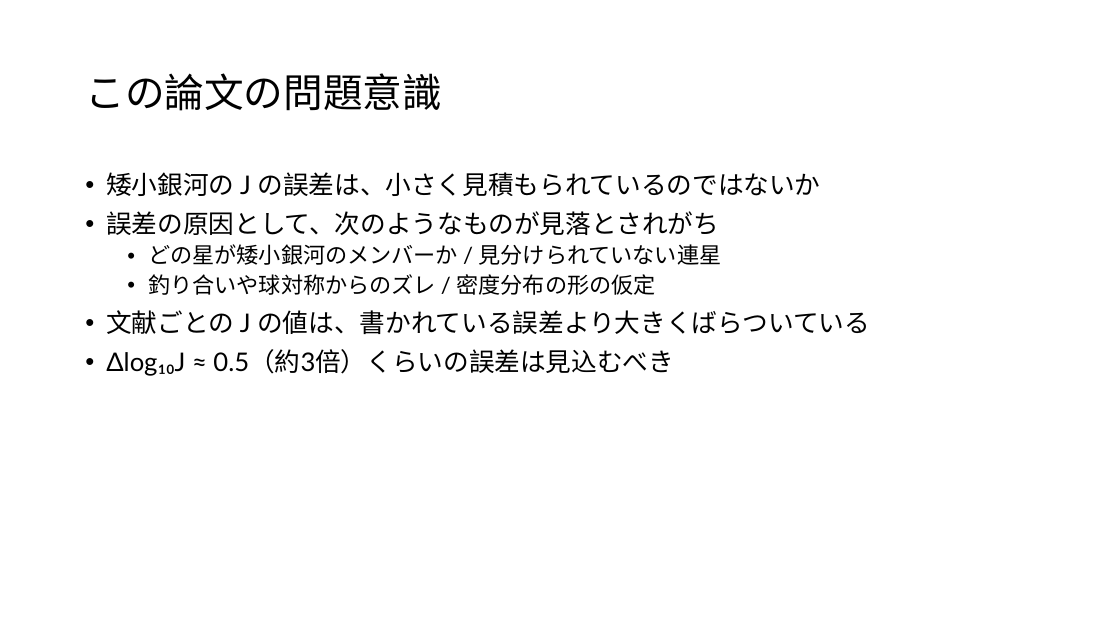
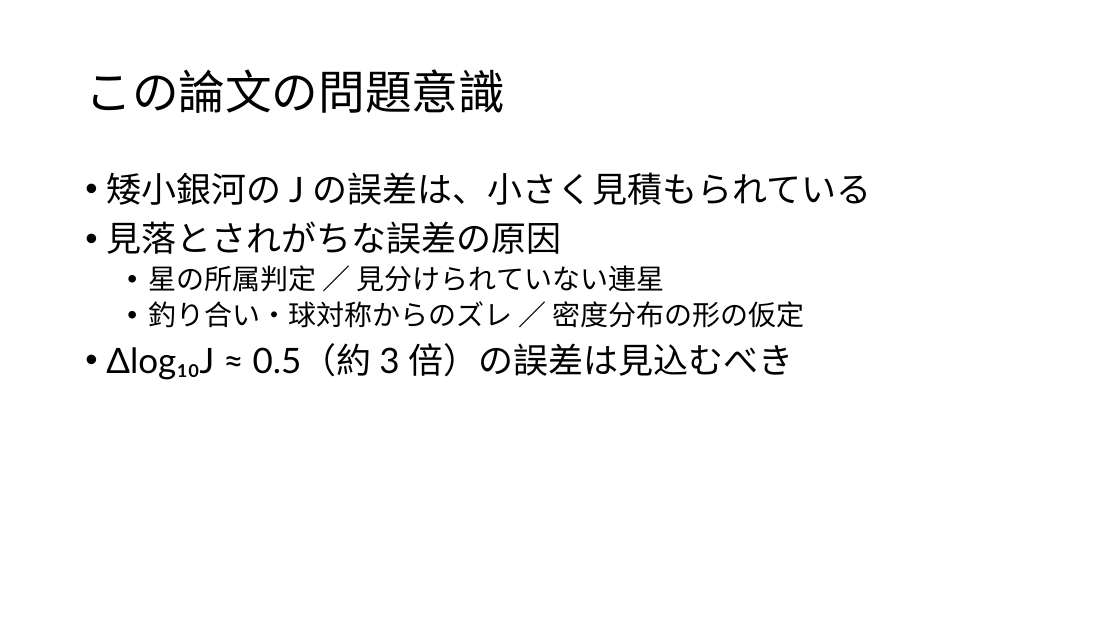
Before and after one commit to Mikann20041029/darkmatter-slides, a slide deck: slide 7 of slides/Toni Bertólez-Martínez, et al. (2026).pptx (slide 4 before the commit). Drawn at 1120x630 pixels with LibreOffice and Linux fonts; fonts in the diff are those of the drawing. Boxes give left, top, right and bottom in pixels: in the first picture for what was removed or moved away, otherwise in the second. Text is boxed around its words. In the diff, an @@ line names an element or a change of style, - is before the commit and + after.

```diff
--- a/slides/Toni Bertólez-Martínez, et al. (2026).pptx
+++ b/slides/Toni Bertólez-Martínez, et al. (2026).pptx
@@ title "この論文の問題意識" at [85, 69, 505, 113]: size 34 to 40 pt @@
@@ text at [106, 172, 872, 380]: text changed; size 22 to 30 pt @@
-• 矮小銀河の J の誤差は、小さく見積もられているのではないか
-• 誤差の原因として、次のようなものが見落とされがち
-  • どの星が矮小銀河のメンバーか / 見分けられていない連星
-  • 釣り合いや球対称からのズレ / 密度分布の形の仮定
-• 文献ごとの J の値は、書かれている誤差より大きくばらついている
-• Δlog₁₀J ≈ 0.5（約3倍）くらいの誤差は見込むべき
+• 矮小銀河の J の誤差は、小さく見積もられている
+• 見落とされがちな誤差の原因
+  • 星の所属判定 ／ 見分けられていない連星
+  • 釣り合い・球対称からのズレ ／ 密度分布の形の仮定
+• Δlog₁₀J ≈ 0.5（約 3 倍）の誤差は見込むべき
```
Also in this commit, not shown: 9 other slides changed, 3 slides added.
